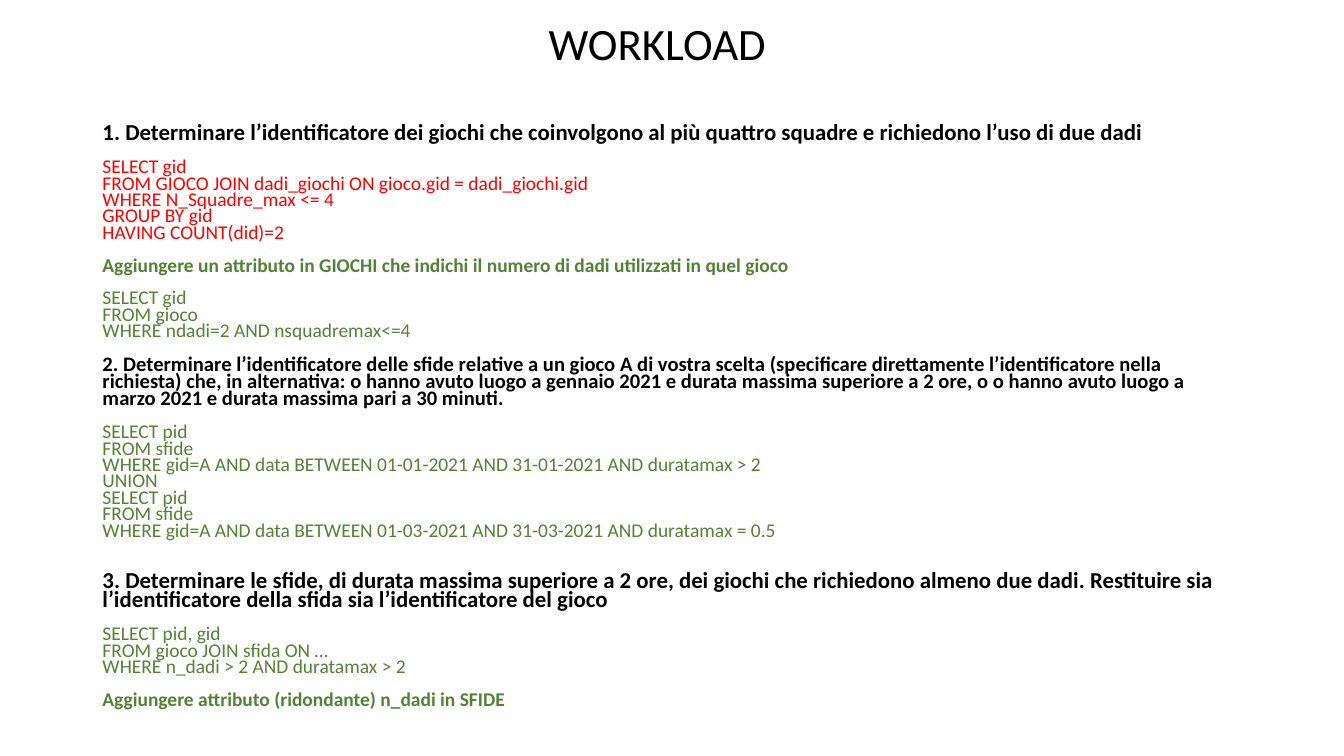
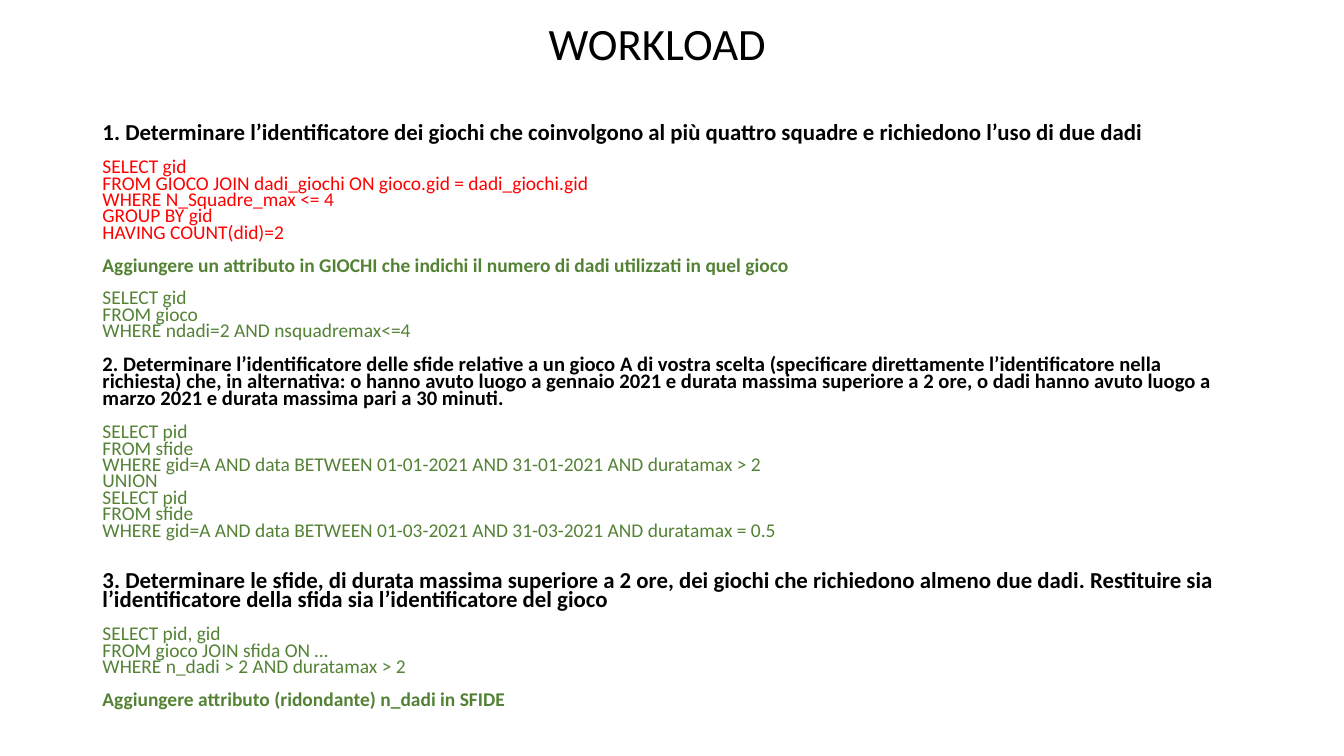
Before and after one commit to DavideGit-cs/BD_Progetto_Gruppo11, a slide deck: slide 14 of Vincoli_Domini_BDProgetto_finale.pptx (slide 13 before the commit). Drawn at 1344x756 pixels with LibreOffice and Linux fonts; fonts in the diff are those of the drawing. Boxes give left, top, right and bottom in pixels: in the first picture for what was removed or moved away, otherwise in the second. Text is boxed around its words. In the diff, an @@ line names an element or a change of style, - is before the commit and + after.

```diff
--- a/Vincoli_Domini_BDProgetto_finale.pptx
+++ b/Vincoli_Domini_BDProgetto_finale.pptx
@@ text at box(102, 356, 1210, 409): text changed @@
-2. Determinare l’identificatore delle sfide relative a un gioco A di vostra scelta (specificare direttamente l’identificatore nella richiesta) che, in alternativa: o hanno avuto luogo a gennaio 2021 e durata massima superiore a 2 ore, o o hanno avuto luogo a marzo 2021 e durata massima pari a 30 minuti.
+2. Determinare l’identificatore delle sfide relative a un gioco A di vostra scelta (specificare direttamente l’identificatore nella richiesta) che, in alternativa: o hanno avuto luogo a gennaio 2021 e durata massima superiore a 2 ore, o dadi hanno avuto luogo a marzo 2021 e durata massima pari a 30 minuti.
```
Also in this commit, not shown: 12 other slides changed, 3 slides added, 1 slide removed, 3 other files.
